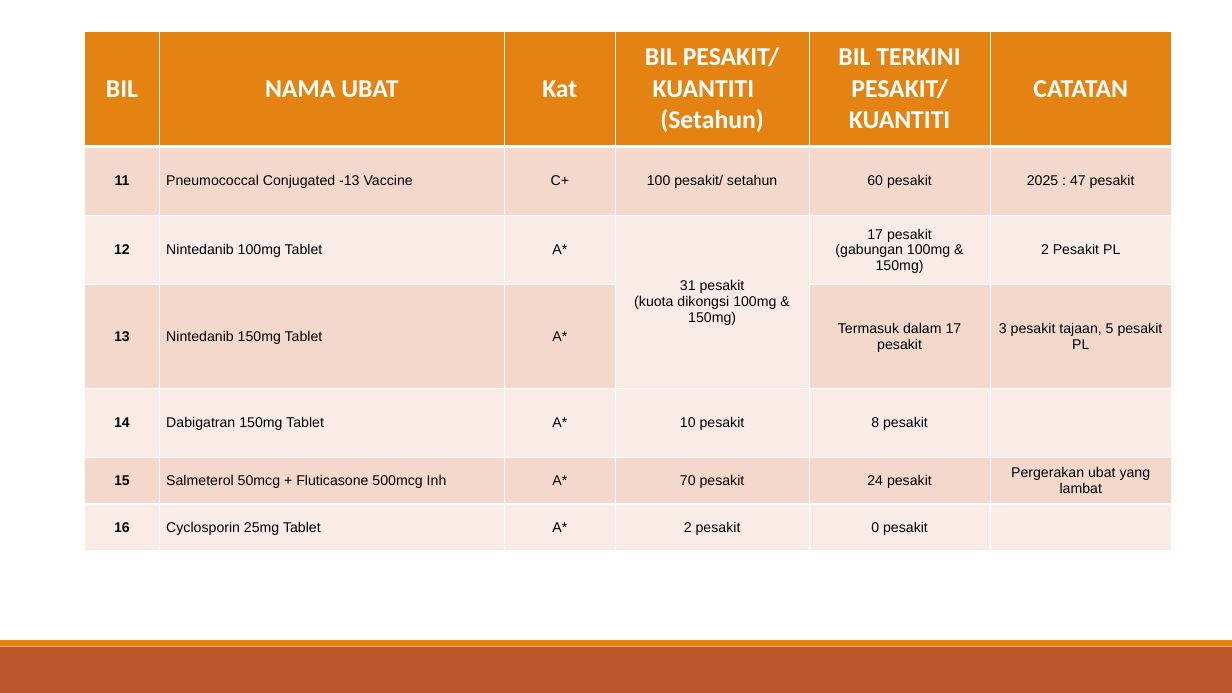
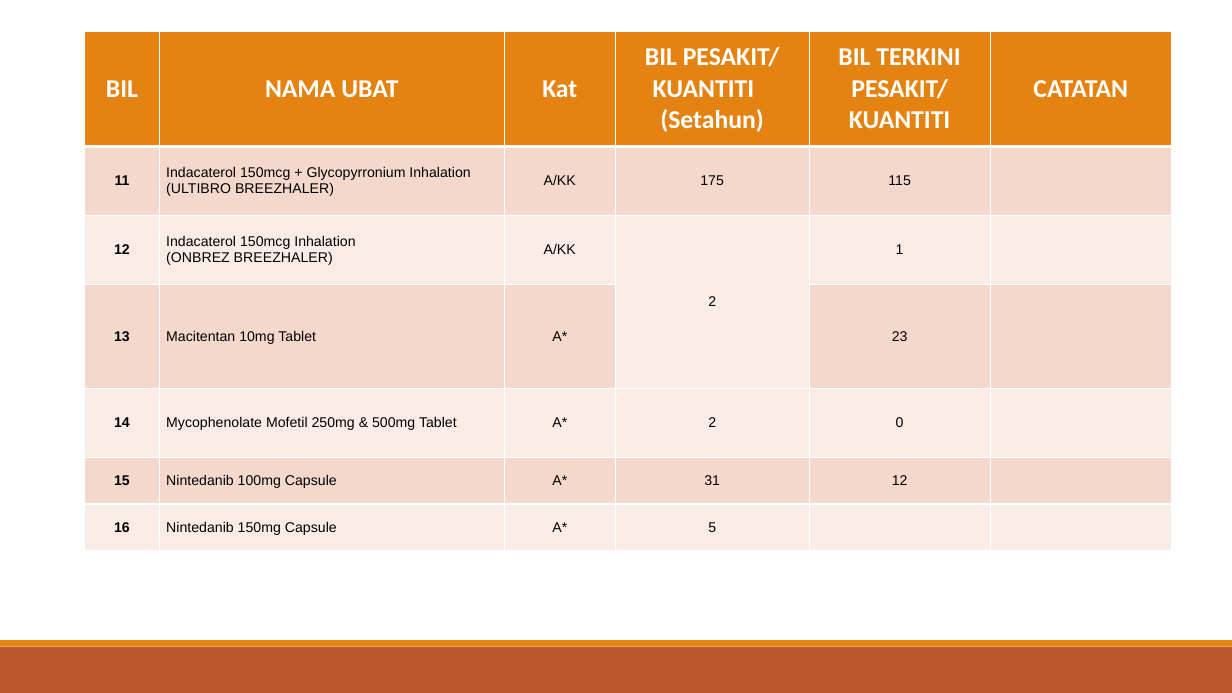
Before and after one commit to JooSzeHao/PUB-Kuota-Discussion, a slide deck: slide 4 of slides/Slide_Pre_JKUT_PULMONOLOGI_Feb_2026_UPDATED.pptx. Drawn at 1232x693 pixels with LibreOffice and Linux fonts; fonts in the diff are those of the drawing. Boxes give left, top, right and bottom in pixels: in the first picture for what was removed or moved away, otherwise in the second. Text is boxed around its words. In the diff, an @@ line names an element or a change of style, - is before the commit and + after.

```diff
--- a/slides/Slide_Pre_JKUT_PULMONOLOGI_Feb_2026_UPDATED.pptx
+++ b/slides/Slide_Pre_JKUT_PULMONOLOGI_Feb_2026_UPDATED.pptx
@@ table at (x1=85, y1=31, x2=1172, y2=551) @@
-row 2: 11 | Pneumococcal Conjugated -13 Vaccine | C+ | 100 pesakit/ setahun | 60 pesakit | 2025 : 47 pesakit
+row 2: 11 | Indacaterol 150mcg + Glycopyrronium Inhalation / (ULTIBRO BREEZHALER) | A/KK | 175 | 115 | 
-row 3: 12 | Nintedanib 100mg Tablet | A* | 31 pesakit / (kuota dikongsi 100mg & 150mg) | 17 pesakit / (gabungan 100mg & 150mg) | 2 Pesakit PL
+row 3: 12 | Indacaterol 150mcg Inhalation / (ONBREZ BREEZHALER) | A/KK | 2 | 1 | 
-row 4: 13 | Nintedanib 150mg Tablet | A* |  | Termasuk dalam 17 pesakit | 3 pesakit tajaan, 5 pesakit PL
+row 4: 13 | Macitentan 10mg Tablet | A* |  | 23 | 
-row 5: 14 | Dabigatran 150mg Tablet | A* | 10 pesakit | 8 pesakit | 
+row 5: 14 | Mycophenolate Mofetil 250mg & 500mg Tablet | A* | 2 | 0 | 
-row 6: 15 | Salmeterol 50mcg + Fluticasone 500mcg Inh | A* | 70 pesakit | 24 pesakit | Pergerakan ubat yang lambat
+row 6: 15 | Nintedanib 100mg Capsule | A* | 31 | 12 | 
-row 7: 16 | Cyclosporin 25mg Tablet | A* | 2 pesakit | 0 pesakit | 
+row 7: 16 | Nintedanib 150mg Capsule | A* | 5 |  | 
```
Also in this commit, not shown: 4 other slides changed, 1 slide added, 3 slides removed.
